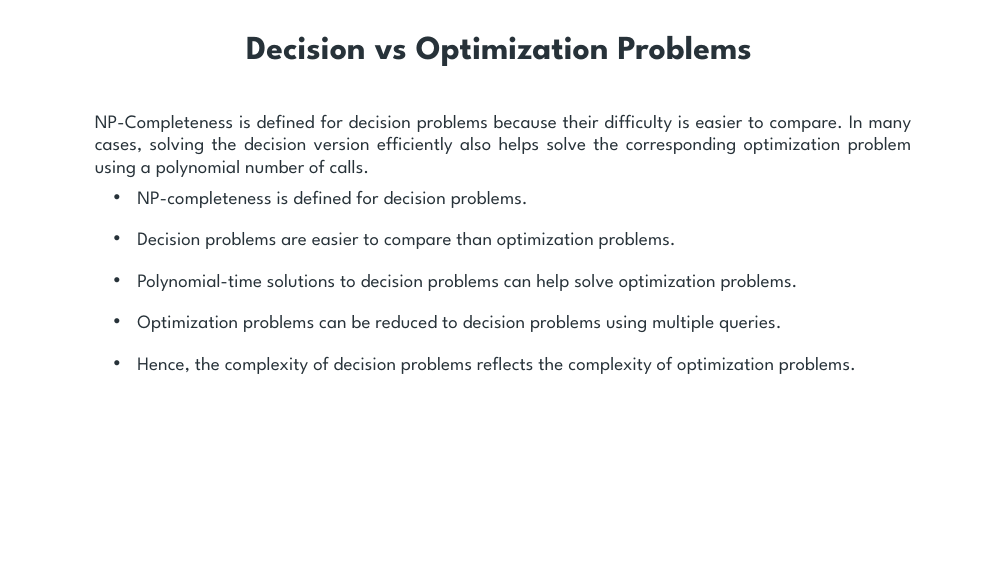
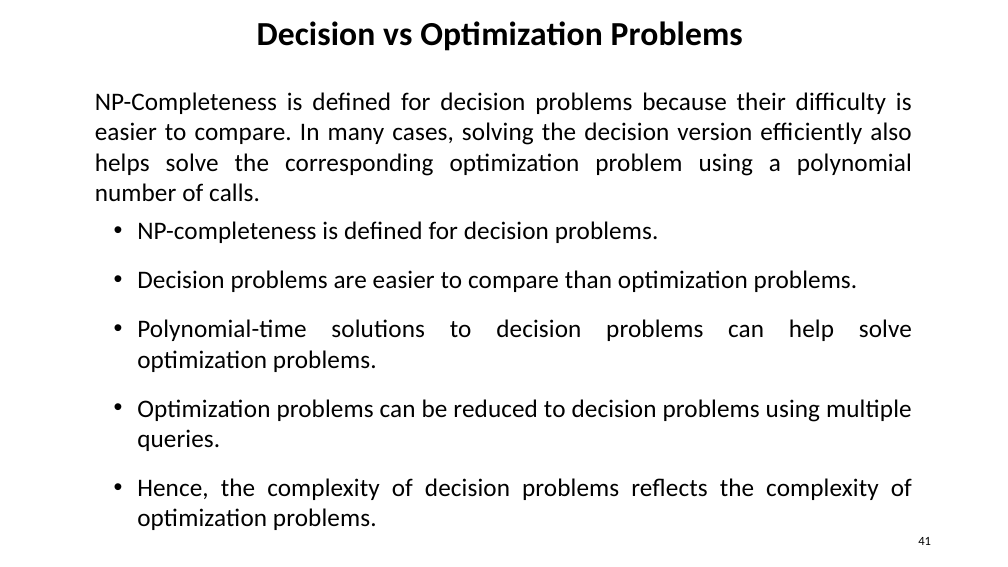
Before and after one commit to dayanandyadav205/CS-402-ADA, a slide deck: slide 41 of PPT_Notes/Unit-5_CS-402_ADA/Unit-5_CS-402_ADA.pptx (slide 30 before the commit). Drawn at 1008x567 pixels with LibreOffice and Linux fonts; fonts in the diff are those of the drawing. Boxes give left, top, right and bottom in pixels: in the first picture for what was removed or moved away, otherwise in the second. Text is boxed around its words. In the diff, an @@ line names an element or a change of style, - is before the commit and + after.

```diff
--- a/PPT_Notes/Unit-5_CS-402_ADA/Unit-5_CS-402_ADA.pptx
+++ b/PPT_Notes/Unit-5_CS-402_ADA/Unit-5_CS-402_ADA.pptx
@@ text "Decision vs Optimization Problems": place and size @@
-text "Decision vs Optimization Problems" at box(246, 36, 752, 66)
+text "Decision vs Optimization Problems" at box(257, 21, 743, 51)
@@ text "Decision vs Optimization Problems" at box(257, 21, 743, 51): font League Spartan to Calibri, text colour #273239 to #000000 @@
@@ text "NP-Completeness is defined for decision ...": place and size @@
-text "NP-Completeness is defined for decision ..." at box(95, 115, 912, 374)
+text "NP-Completeness is defined for decision ..." at box(95, 92, 912, 530)
@@ text "NP-Completeness is defined for decision ..." at box(95, 92, 912, 530): size 18 to 24 pt, font League Spartan to Calibri, text colour #273239 to #000000 @@
@@ page number added at box(918, 537, 931, 545), 12 pt, text #000000 @@
+41
```
Also in this commit, not shown: 12 other slides changed, 30 slides added, 20 slides removed, 13 other files.
